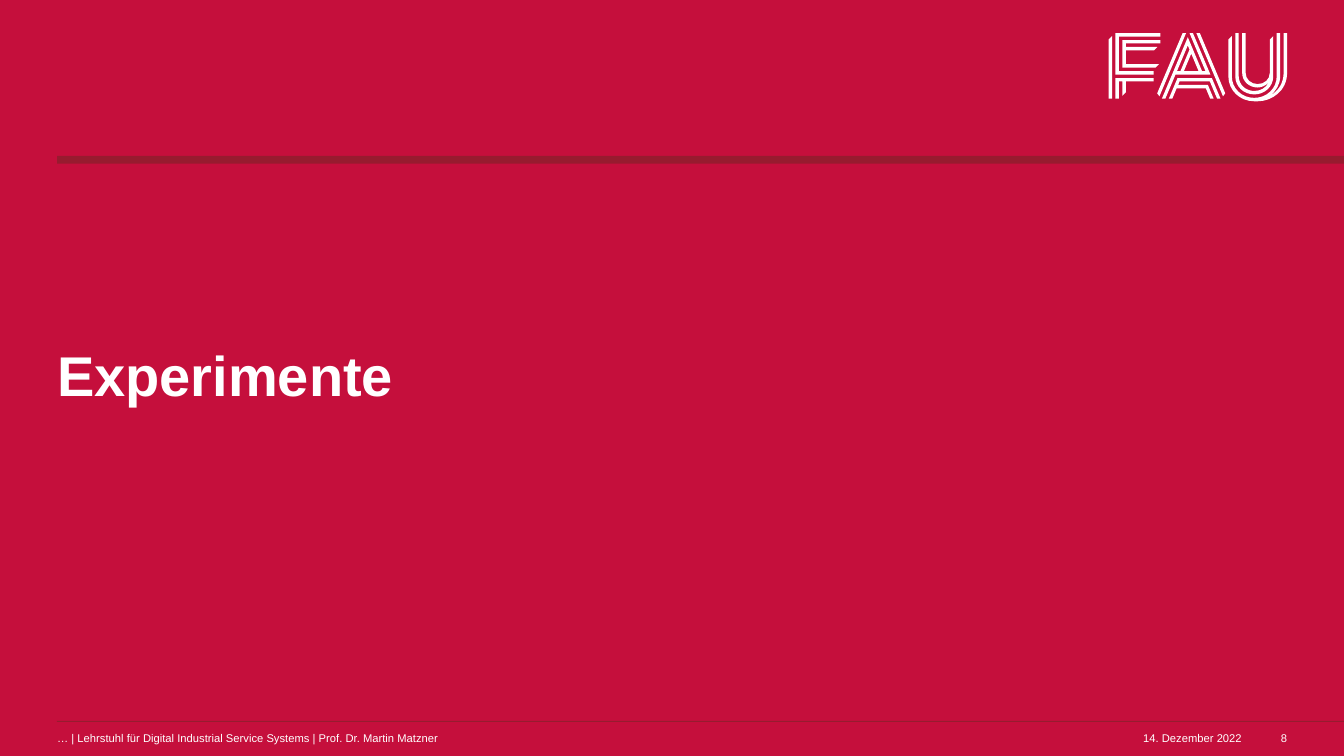
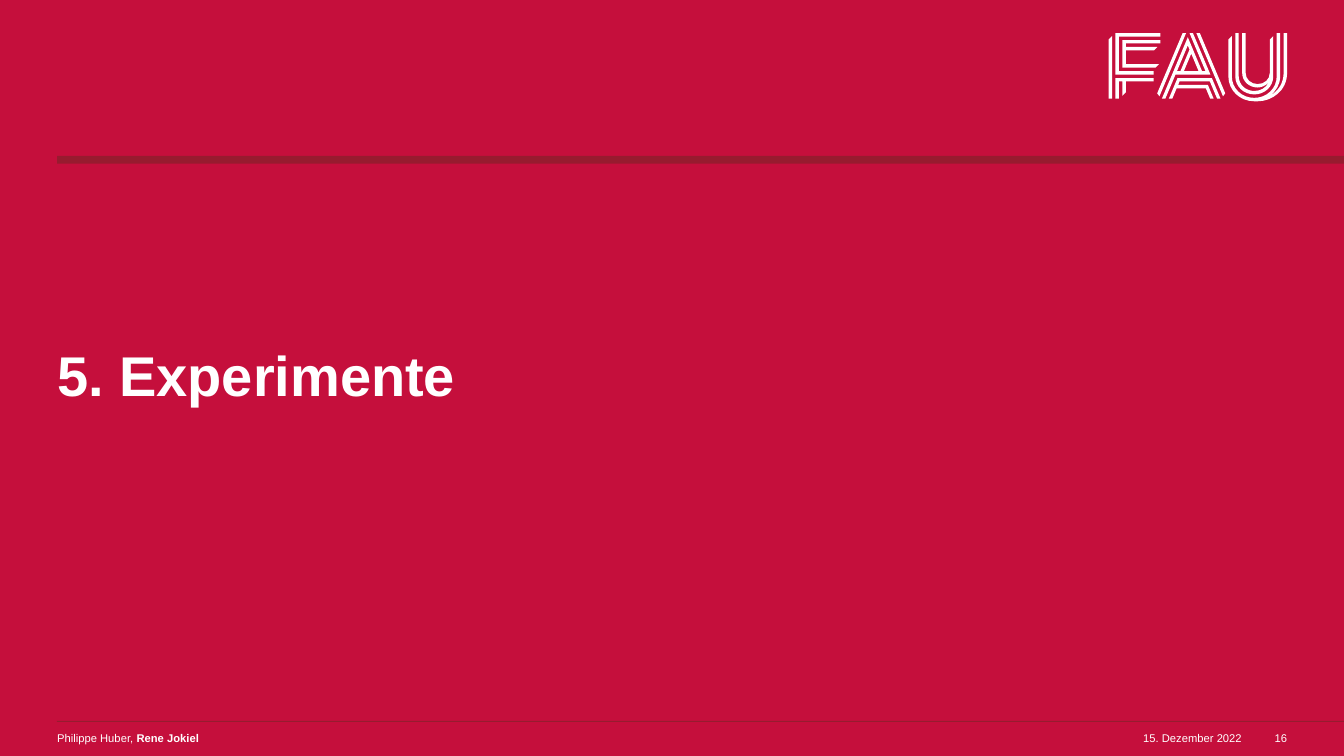
Before and after one commit to BelmontR/CSV-AI-Fairnes-Checker-, a slide deck: slide 16 of F-Seminar/Zwischenpräsentation.pptx (slide 8 before the commit). Drawn at 1344x756 pixels with LibreOffice and Linux fonts; fonts in the diff are those of the drawing; background and template pictures are left out. Boxes give left, top, right and bottom in pixels: in the first picture for what was removed or moved away, otherwise in the second. Text is boxed around its words. In the diff, an @@ line names an element or a change of style, - is before the commit and + after.

```diff
--- a/F-Seminar/Zwischenpräsentation.pptx
+++ b/F-Seminar/Zwischenpräsentation.pptx
@@ title at [57,355,455,405]: text changed @@
-Experimente
+5. Experimente
@@ text at [57,734,199,744]: text changed @@
-… | Lehrstuhl für Digital Industrial Service Systems | Prof. Dr. Martin Matzner
+Philippe Huber, Rene Jokiel
@@ text at [1143,734,1242,742]: text changed @@
-14. Dezember 2022
+15. Dezember 2022
@@ page number at [1275,734,1287,742]: text changed @@
-8
+16
```
Also in this commit, not shown: 8 other slides changed, 11 slides added, 1 other file.
